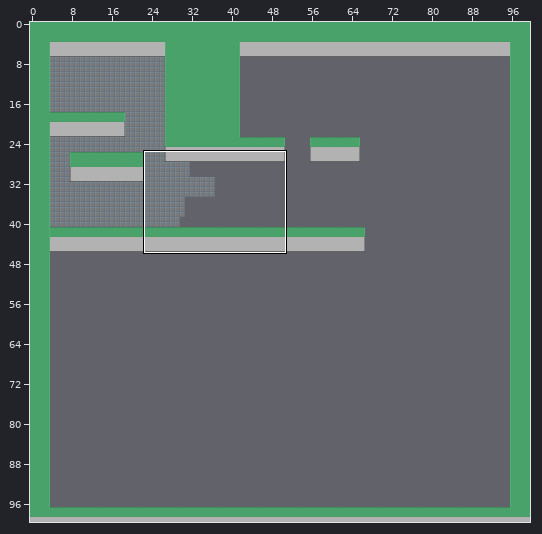
One commit to this Tiled map (JSON): Assets/Resources/Maps/TestMap.json. The first picture is a wide view before the edit; the outline marks the close-up.
Close-up. Old version:
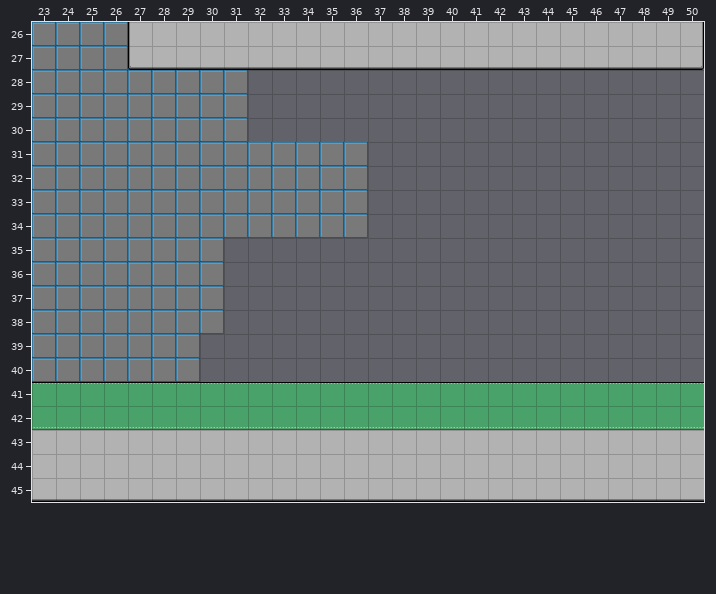
Cells are 32x32 px. Shown: x 23..50, y 26..45. The commit also changed other parts of the map, which this record leaves out.
Once edited:
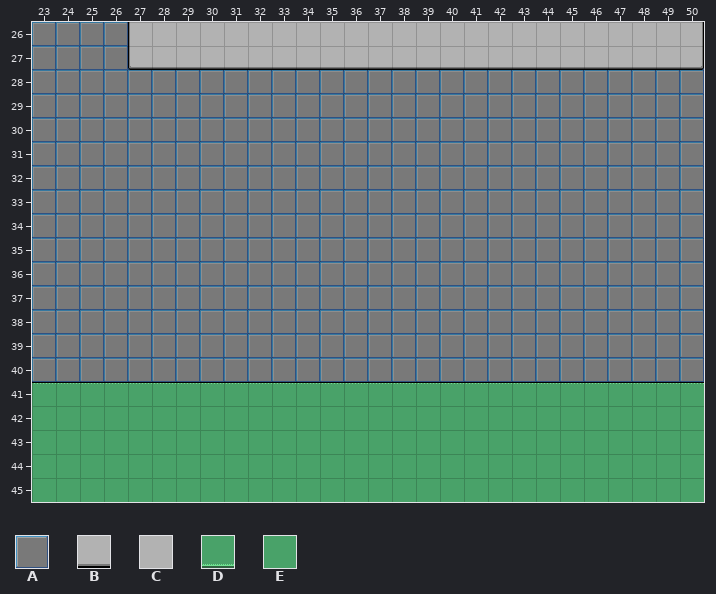
Key: from "Tileset": A 0, B 1, C 6, D 7, E 18.
_ is an empty cell.
Tiles replaced or removed in this view: B, C, D.
Changes in this commit:
Changed rows in their new state; . is an unchanged cell.
Layer "Tile Layer 2":
first column x 30:
28 ..AAAAAAAAAAAAAAAAAAA
29 ..AAAAAAAAAAAAAAAAAAA
30 ..AAAAAAAAAAAAAAAAAAA
31 .......AAAAAAAAAAAAAA
32 .......AAAAAAAAAAAAAA
33 .......AAAAAAAAAAAAAA
34 .......AAAAAAAAAAAAAA
35 .AAAAAAAAAAAAAAAAAAAA
36 .AAAAAAAAAAAAAAAAAAAA
37 .AAAAAAAAAAAAAAAAAAAA
38 .AAAAAAAAAAAAAAAAAAAA
39 AAAAAAAAAAAAAAAAAAAAA
40 AAAAAAAAAAAAAAAAAAAAA
Layer "Tile Layer 1":
first column x 23:
42 EEEEEEEEEEEEEEEEEEEEEEEEEEEE
43 EEEEEEEEEEEEEEEEEEEEEEEEEEEE
44 EEEEEEEEEEEEEEEEEEEEEEEEEEEE
45 EEEEEEEEEEEEEEEEEEEEEEEEEEEE
Pixel boxes of the changes (left, top, right, bottom) in both close-ups:
added: (200, 70, 704, 382)
changed: (32, 427, 704, 502)
